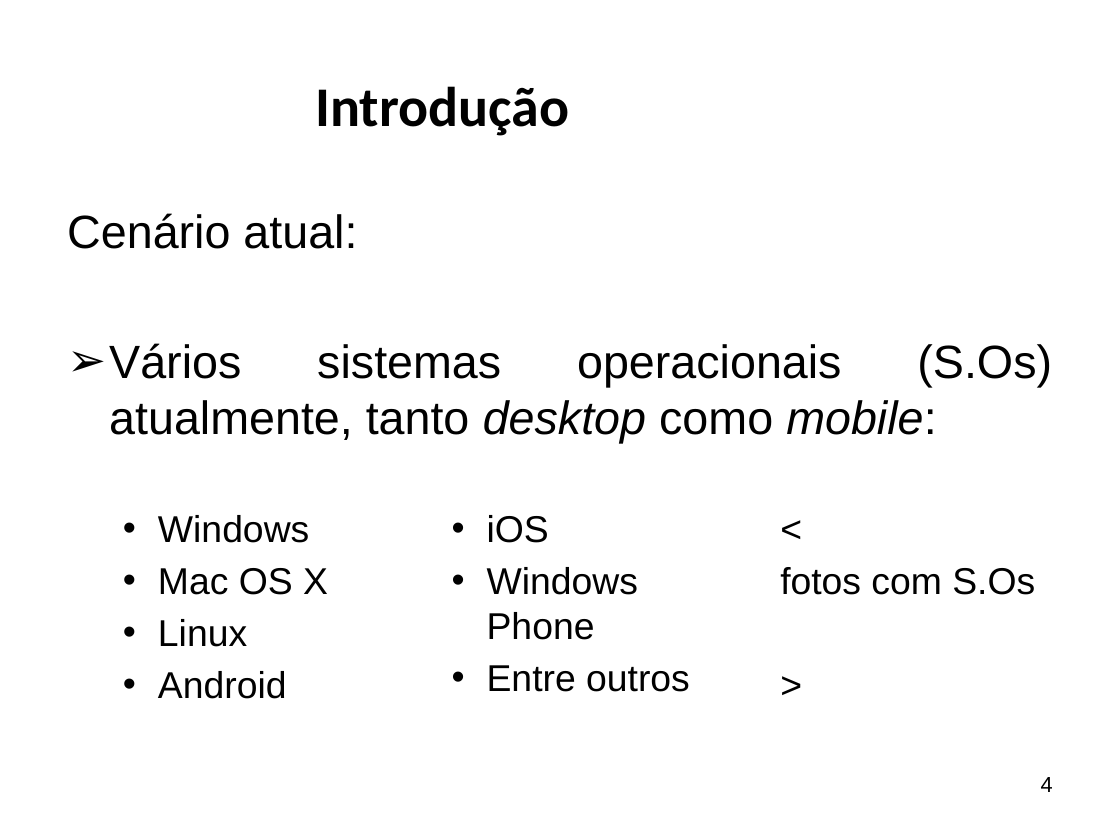
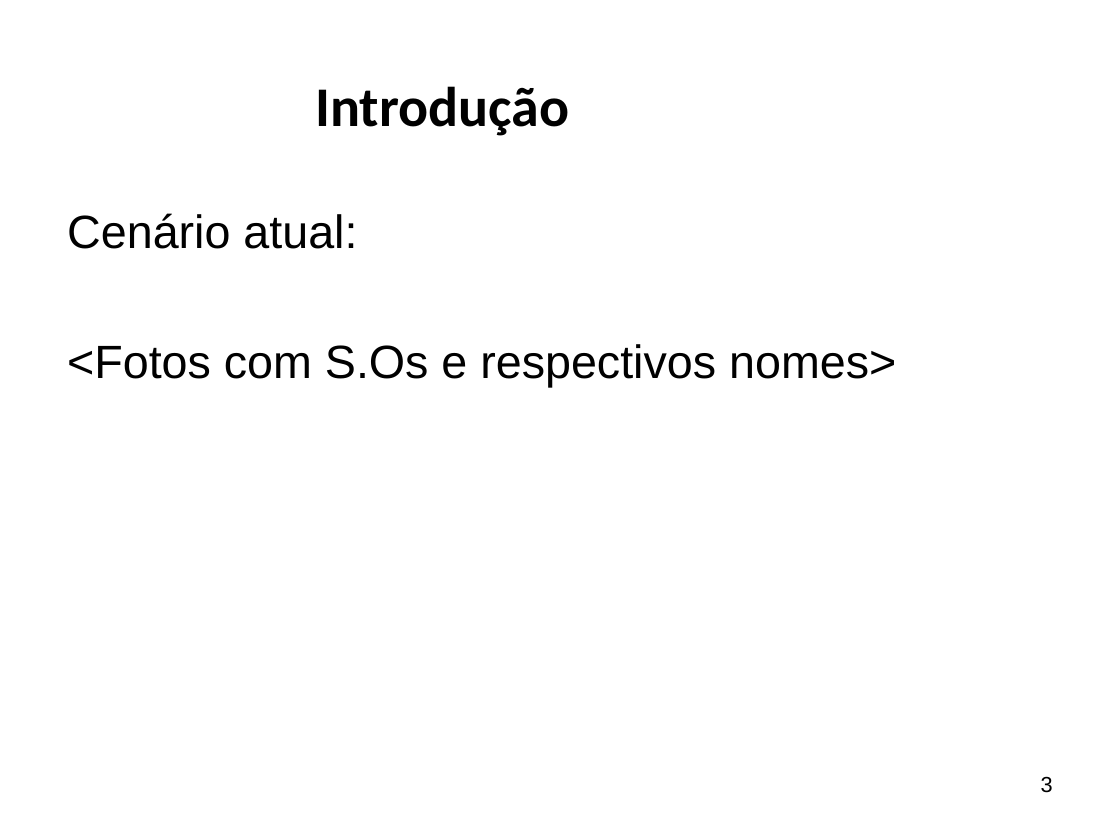
Before and after one commit to ricardopetrere/TCC_FTT, a slide deck: slide 3 of documentos/Apresentação Banca.pptx (slide 4 before the commit). Drawn at 1120x840 pixels with LibreOffice and Linux fonts; fonts in the diff are those of the drawing; background and template pictures are left out. Boxes give left, top, right and bottom in pixels: in the first picture for what was removed or moved away, otherwise in the second. Text is boxed around its words. In the diff, an @@ line names an element or a change of style, - is before the commit and + after.

Commit message:
27_11

```diff
--- a/documentos/Apresentação Banca.pptx
+++ b/documentos/Apresentação Banca.pptx
@@ text at bbox=[67, 344, 896, 388]: text changed @@
-➢ Vários sistemas operacionais (S.Os) atualmente, tanto desktop como mobile:
+<Fotos com S.Os e respectivos nomes>
@@ text removed at bbox=[158, 515, 1035, 699] @@
-  • Windows
-  • Mac OS X
-  • Linux
-  • Android
-  • iOS
-  • Windows Phone
-  • Entre outros
-  <
-  fotos com S.Os
-  >
@@ page number at bbox=[1041, 776, 1053, 793]: text changed @@
-4
+3
```
Also in this commit, not shown: 6 other slides changed, 9 slides added, 3 slides removed.
